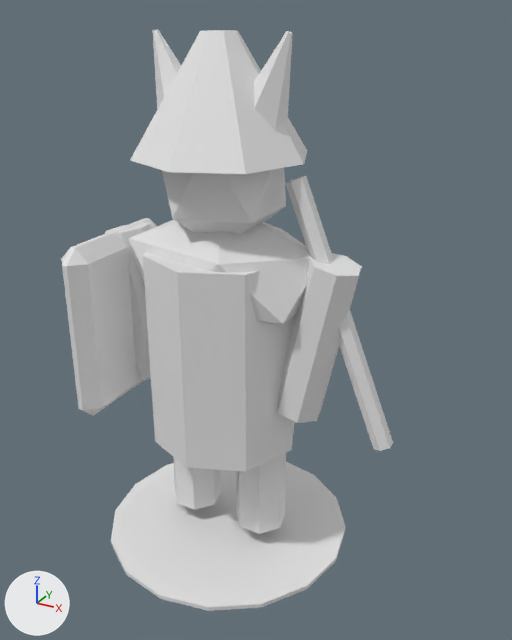
The FBX model Assets/Art/Models/Generated/Boss.fbx, before and after one commit.
The view is the same before and after, from a 50 mm camera at (1.92, -3.12, 3.03) aimed at (0.2, 0.0, 1.47). The axes (+X, +Y, +Z) are drawn at lower left. The lights are the same throughout. The first picture is the older version. Where no turn or scale is listed for an object, it has been applied to the vertices.

Objects in the first picture: 'Arm', 'Arm.001', 'BlobShadow', 'Body', 'Head', 'Helmet', 'Horn.001', 'Leg', 'Leg.001', 'Shield', 'Shoulders', 'Weapon' and 1 more.
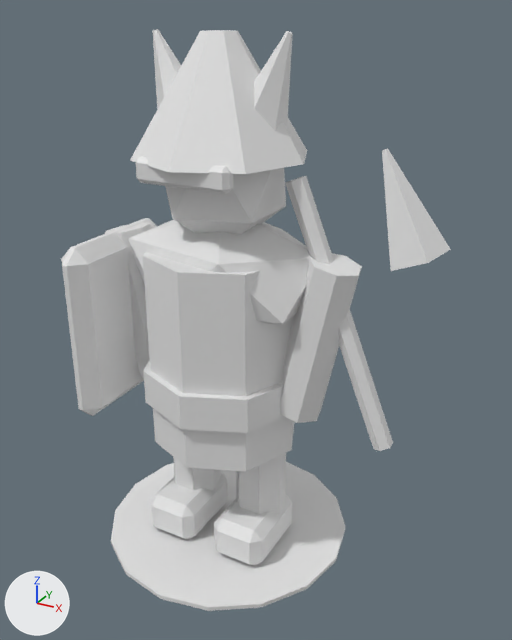
What changed in the scene script:
```text
Add mat_dc_metal:
    mat_dc_metal = principled_material('DC_Metal')
    mat_dc_metal.base_color = (0.8, 0.8, 0.8)  # white #e7e7e7
Add me_boot_mesh:
    me_boot_mesh.from_pydata(...)  # 24 vertices, 26 faces; spans x -0.163..0.163, y -0.248..0.248, z -0.132..0.132
    me_boot_mesh.materials.append(mat_dc_fire)  # white #e7e7e7
Add me_belt_mesh:
    me_belt_mesh.from_pydata(...)  # an 8-sided cylinder along z spanning x -0.473..0.473, y -0.473..0.473, z -0.101..0.101
    me_belt_mesh.materials.append(mat_dc_fire)  # white #e7e7e7
Add me_weaponblade_mesh:
    me_weaponblade_mesh.from_pydata([(0.099, 0.155, -0.244), (-0.099, 0.015, 0.244), (0.235, 0.048, -0.189), (-0.085, 0.005, 0.25), (0.183, -0.125, -0.21), (-0.091, -0.012, 0.248), (0.014, -0.125, -0.278), (-0.107, -0.012, 0.241), (-0.038, 0.048, -0.3), (-0.112, 0.005, 0.239)], [], [(0, 1, 3, 2), (2, 3, 5, 4), (4, 5, 7, 6), (3, 1, 9, 7, 5), (6, 7, 9, 8), (8, 9, 1, 0), (0, 2, 4, 6, 8)])
    me_weaponblade_mesh.materials.append(mat_dc_metal)  # white #e7e7e7
Add me_visor_mesh:
    me_visor_mesh.from_pydata(...)  # 24 vertices, 26 faces; spans x -0.264..0.264, y -0.043..0.043, z -0.062..0.062
    me_visor_mesh.materials.append(mat_dc_metal)  # white #e7e7e7
Add ob_boot:
    ob_boot = bpy.data.objects.new('Boot', me_boot_mesh)
    ob_boot.location = (-0.233, -0.085, 0.155)
Add ob_belt:
    ob_belt = bpy.data.objects.new('Belt', me_belt_mesh)
    ob_belt.location = (0.0, 0.0, 1.069)
Add ob_boot_001:
    ob_boot_001 = bpy.data.objects.new('Boot.001', me_boot_mesh.copy())
    ob_boot_001.location = (0.233, -0.085, 0.155)
Add ob_weaponblade:
    ob_weaponblade = bpy.data.objects.new('WeaponBlade', me_weaponblade_mesh)
    ob_weaponblade.location = (0.961, 0.0, 2.201)
Add ob_visor:
    ob_visor = bpy.data.objects.new('Visor', me_visor_mesh)
    ob_visor.location = (0.0, -0.349, 2.309)
```

What differs and where, as boxes (x1, y1, x2, y2) in the pictures (512 x 640 px):
'Belt', added: after (143, 360, 284, 433)
'WeaponBlade', added: after (382, 148, 451, 271)
'Boot.001', added: after (214, 494, 292, 565)
'Boot', added: after (151, 472, 228, 539)
'Visor', added: after (135, 156, 233, 194)
